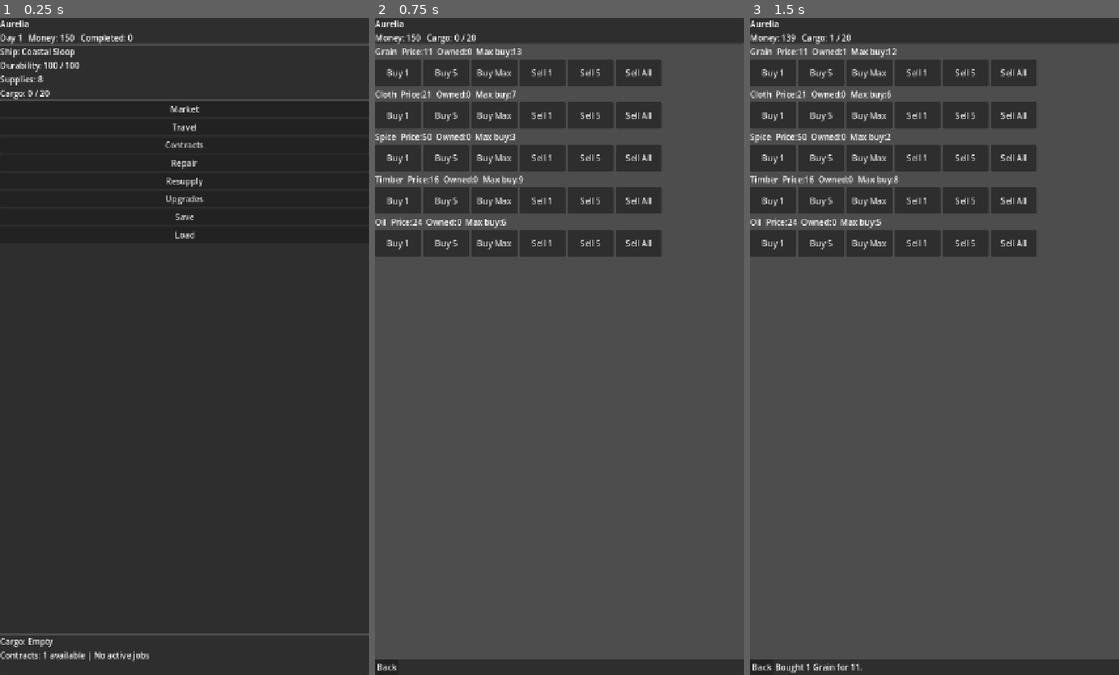
Above: before the commit, frames 1-3 (left to right).
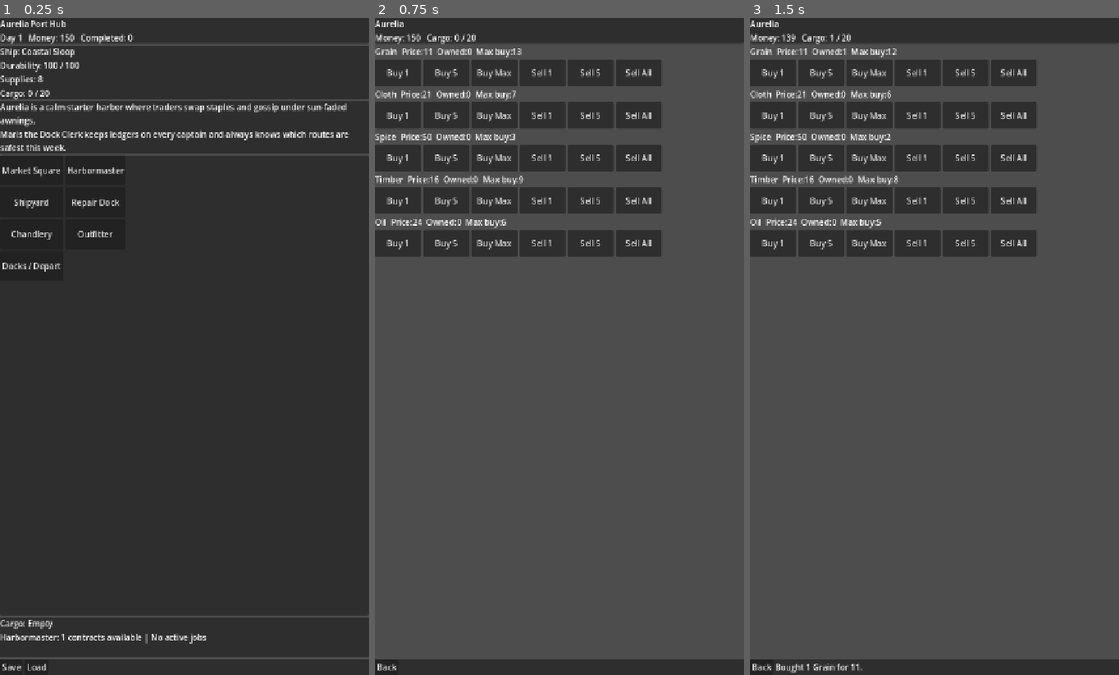
Above: after the commit, the same moments.

Repository: nwrowe/project-northwind
Game: Godot game, scene res://scenes/Main.tscn
Same seed, same stepped clock (60 frames per second), same inputs: the game is played once before the commit and once after it.
Inputs:
- Up to frame 1 (0.25 s): no input
- Up to frame 2 (0.75 s): click "Market" (after the commit: "Market Square") at 0.5 s
- Up to frame 3 (1.5 s): click "Buy 1" at 1.25 s

The runs differ from the first frame. In frame 1, 4.4% of the frame differs, in the area x 0-100%, y 0-100%; in frame 2, nothing differs; in frame 3, nothing differs.

Commit message:
Turn port screen into clickable port hub with town flavor

Diff:
--- a/scenes/port/PortScreen.tscn
+++ b/scenes/port/PortScreen.tscn
@@ -27,7 +27,7 @@
 
 [node name="PortNameLabel" type="Label" parent="VBoxContainer/HeaderPanel/VBoxContainer"]
 layout_mode = 2
-text = "Port"
+text = "Port Hub"
 
 [node name="DayMoneyLabel" type="Label" parent="VBoxContainer/HeaderPanel/VBoxContainer"]
 layout_mode = 2
@@ -55,44 +55,64 @@
 layout_mode = 2
 text = "Cargo"
 
-[node name="ActionsPanel" type="PanelContainer" parent="VBoxContainer"]
+[node name="TownPanel" type="PanelContainer" parent="VBoxContainer"]
+layout_mode = 2
+
+[node name="VBoxContainer" type="VBoxContainer" parent="VBoxContainer/TownPanel"]
+layout_mode = 2
+
+[node name="LocalFlavorLabel" type="Label" parent="VBoxContainer/TownPanel/VBoxContainer"]
+layout_mode = 2
+text = "Town overview"
+autowrap_mode = 3
+
+[node name="NpcLabel" type="Label" parent="VBoxContainer/TownPanel/VBoxContainer"]
+layout_mode = 2
+text = "NPC flavor"
+autowrap_mode = 3
+
+[node name="ServicePanel" type="PanelContainer" parent="VBoxContainer"]
 layout_mode = 2
 size_flags_vertical = 3
 
-[node name="VBoxContainer" type="VBoxContainer" parent="VBoxContainer/ActionsPanel"]
+[node name="GridContainer" type="GridContainer" parent="VBoxContainer/ServicePanel"]
 layout_mode = 2
+columns = 2
 
-[node name="MarketButton" type="Button" parent="VBoxContainer/ActionsPanel/VBoxContainer"]
+[node name="MarketButton" type="Button" parent="VBoxContainer/ServicePanel/GridContainer"]
 layout_mode = 2
-text = "Market"
+custom_minimum_size = Vector2(0, 58)
+text = "Market Square"
 
-[node name="TravelButton" type="Button" parent="VBoxContainer/ActionsPanel/VBoxContainer"]
+[node name="ContractsButton" type="Button" parent="VBoxContainer/ServicePanel/GridContainer"]
 layout_mode = 2
-text = "Travel"
+custom_minimum_size = Vector2(0, 58)
+text = "Harbormaster"
 
-[node name="ContractsButton" type="Button" parent="VBoxContainer/ActionsPanel/VBoxContainer"]
+[node name="ShipyardButton" type="Button" parent="VBoxContainer/ServicePanel/GridContainer"]
 layout_mode = 2
-text = "Contracts"
+custom_minimum_size = Vector2(0, 58)
+text = "Shipyard"
 
-[node name="RepairButton" type="Button" parent="VBoxContainer/ActionsPanel/VBoxContainer"]
+[node name="RepairButton" type="Button" parent="VBoxContainer/ServicePanel/GridContainer"]
 layout_mode = 2
-text = "Repair"
+custom_minimum_size = Vector2(0, 58)
+text = "Repair Dock"
 
-[node name="ResupplyButton" type="Button" parent="VBoxContainer/ActionsPanel/VBoxContainer"]
+[node name="ResupplyButton" type="Button" parent="VBoxContainer/ServicePanel/GridContainer"]
 layout_mode = 2
-text = "Resupply"
+custom_minimum_size = Vector2(0, 58)
+text = "Chandlery"
 
-[node name="UpgradeButton" type="Button" parent="VBoxContainer/ActionsPanel/VBoxContainer"]
+[node name="UpgradeButton" type="Button" parent="VBoxContainer/ServicePanel/GridContainer"]
 layout_mode = 2
-text = "Upgrades"
+custom_minimum_size = Vector2(0, 58)
+text = "Outfitter"
 
-[node name="SaveButton" type="Button" parent="VBoxContainer/ActionsPanel/VBoxContainer"]
+[node name="TravelButton" type="Button" parent="VBoxContainer/ServicePanel/GridContainer"]
 layout_mode = 2
-text = "Save"
-
-[node name="LoadButton" type="Button" parent="VBoxContainer/ActionsPanel/VBoxContainer"]
-layout_mode = 2
-text = "Load"
+custom_minimum_size = Vector2(0, 58)
+text = "Docks / Depart"
 
 [node name="SummaryPanel" type="PanelContainer" parent="VBoxContainer"]
 layout_mode = 2
@@ -103,12 +123,28 @@
 [node name="CargoSummaryLabel" type="Label" parent="VBoxContainer/SummaryPanel/VBoxContainer"]
 layout_mode = 2
 text = "Cargo: Empty"
+autowrap_mode = 3
 
 [node name="ContractSummaryLabel" type="Label" parent="VBoxContainer/SummaryPanel/VBoxContainer"]
 layout_mode = 2
-text = "Contracts: 0 available"
+text = "Contracts summary"
+autowrap_mode = 3
 
 [node name="ActionStatusLabel" type="Label" parent="VBoxContainer/SummaryPanel/VBoxContainer"]
 layout_mode = 2
 text = ""
 autowrap_mode = 3
+
+[node name="FooterPanel" type="PanelContainer" parent="VBoxContainer"]
+layout_mode = 2
+
+[node name="HBoxContainer" type="HBoxContainer" parent="VBoxContainer/FooterPanel"]
+layout_mode = 2
+
+[node name="SaveButton" type="Button" parent="VBoxContainer/FooterPanel/HBoxContainer"]
+layout_mode = 2
+text = "Save"
+
+[node name="LoadButton" type="Button" parent="VBoxContainer/FooterPanel/HBoxContainer"]
+layout_mode = 2
+text = "Load"
--- a/scripts/ui/PortScreen.gd
+++ b/scripts/ui/PortScreen.gd
@@ -1,6 +1,29 @@
 extends Control
 
 var contract_system := ContractSystem.new()
+
+const PORT_FLAVOR := {
+	"aurelia": {
+		"overview": "Aurelia is a calm starter harbor where traders swap staples and gossip under sun-faded awnings.",
+		"npc": "Maris the Dock Clerk keeps ledgers on every captain and always knows which routes are safest this week.",
+	},
+	"varenna": {
+		"overview": "Varenna is a cloth-heavy commercial stop with tight lanes, fast deals, and merchants who watch every coin.",
+		"npc": "Ida the Factor brokers textile contracts and quietly tips regular captains about shortages inland.",
+	},
+	"cyr_port": {
+		"overview": "Cyr Port feels hotter, louder, and richer, with spice traffic and higher-risk ships crowding the quay.",
+		"npc": "Captain Sorell retired here and now trades route rumors for stories and a respectable fee.",
+	},
+	"marsa_quay": {
+		"overview": "Marsa Quay is practical and busy, full of grain, oil, and workers who value reliability over flash.",
+		"npc": "Quartermaster Toma runs the chandlery and remembers every captain who paid on time.",
+	},
+	"thalos": {
+		"overview": "Thalos is wealthier and more demanding, where luxury cargo sells well and mistakes cost more.",
+		"npc": "Archivist Nera in the harbor office favors captains who finish contracts before the ink dries.",
+	},
+}
 
 @onready var port_name_label = $VBoxContainer/HeaderPanel/VBoxContainer/PortNameLabel
 @onready var day_money_label = $VBoxContainer/HeaderPanel/VBoxContainer/DayMoneyLabel
@@ -8,33 +31,43 @@
 @onready var durability_label = $VBoxContainer/StatusPanel/VBoxContainer/DurabilityLabel
 @onready var supplies_label = $VBoxContainer/StatusPanel/VBoxContainer/SuppliesLabel
 @onready var cargo_label = $VBoxContainer/StatusPanel/VBoxContainer/CargoLabel
+@onready var local_flavor_label = $VBoxContainer/TownPanel/VBoxContainer/LocalFlavorLabel
+@onready var npc_label = $VBoxContainer/TownPanel/VBoxContainer/NpcLabel
 @onready var cargo_summary_label = $VBoxContainer/SummaryPanel/VBoxContainer/CargoSummaryLabel
 @onready var contract_summary_label = $VBoxContainer/SummaryPanel/VBoxContainer/ContractSummaryLabel
 @onready var action_status_label = $VBoxContainer/SummaryPanel/VBoxContainer/ActionStatusLabel
 
 func _ready() -> void:
-	$VBoxContainer/ActionsPanel/VBoxContainer/MarketButton.pressed.connect(_on_market_pressed)
-	$VBoxContainer/ActionsPanel/VBoxContainer/TravelButton.pressed.connect(_on_travel_pressed)
-	$VBoxContainer/ActionsPanel/VBoxContainer/ContractsButton.pressed.connect(_on_contracts_pressed)
-	$VBoxContainer/ActionsPanel/VBoxContainer/RepairButton.pressed.connect(_on_repair_pressed)
-	$VBoxContainer/ActionsPanel/VBoxContainer/ResupplyButton.pressed.connect(_on_resupply_pressed)
-	$VBoxContainer/ActionsPanel/VBoxContainer/UpgradeButton.pressed.connect(_on_upgrade_pressed)
-	$VBoxContainer/ActionsPanel/VBoxContainer/SaveButton.pressed.connect(_on_save_pressed)
-	$VBoxContainer/ActionsPanel/VBoxContainer/LoadButton.pressed.connect(_on_load_pressed)
+	$VBoxContainer/ServicePanel/GridContainer/MarketButton.pressed.connect(_on_market_pressed)
+	$VBoxContainer/ServicePanel/GridContainer/ContractsButton.pressed.connect(_on_contracts_pressed)
+	$VBoxContainer/ServicePanel/GridContainer/ShipyardButton.pressed.connect(_on_shipyard_pressed)
+	$VBoxContainer/ServicePanel/GridContainer/RepairButton.pressed.connect(_on_repair_pressed)
+	$VBoxContainer/ServicePanel/GridContainer/ResupplyButton.pressed.connect(_on_resupply_pressed)
+	$VBoxContainer/ServicePanel/GridContainer/UpgradeButton.pressed.connect(_on_upgrade_pressed)
+	$VBoxContainer/ServicePanel/GridContainer/TravelButton.pressed.connect(_on_travel_pressed)
+	$VBoxContainer/FooterPanel/HBoxContainer/SaveButton.pressed.connect(_on_save_pressed)
+	$VBoxContainer/FooterPanel/HBoxContainer/LoadButton.pressed.connect(_on_load_pressed)
 	refresh_ui()
 	if not GameState.pending_status_message.is_empty():
 		_set_status(GameState.pending_status_message)
 		GameState.pending_status_message = ""
 
 func refresh_ui() -> void:
-	var port := GameData.get_port(GameState.current_port_id)
-	var ship := GameState.get_ship_def()
-	port_name_label.text = port.get("name", "Unknown Port")
+	var port: Dictionary = GameData.get_port(GameState.current_port_id)
+	var ship: Dictionary = GameState.get_ship_def()
+	var flavor: Dictionary = PORT_FLAVOR.get(GameState.current_port_id, {
+		"overview": "This harbor is busy with local traders, dockhands, and captains watching the tides.",
+		"npc": "Someone near the docks always seems to know where the next opportunity is hiding.",
+	})
+
+	port_name_label.text = "%s Port Hub" % port.get("name", "Unknown Port")
 	day_money_label.text = "Day %d   Money: %d   Completed: %d" % [GameState.day_count, GameState.money, GameState.completed_contract_ids.size()]
 	ship_label.text = "Ship: %s" % ship.get("name", "Unknown Ship")
 	durability_label.text = "Durability: %d / %d" % [GameState.ship_durability, GameState.get_effective_max_durability()]
 	supplies_label.text = "Supplies: %d" % GameState.supplies
 	cargo_label.text = "Cargo: %d / %d" % [GameState.get_current_cargo_used(), GameState.get_effective_cargo_capacity()]
+	local_flavor_label.text = str(flavor.get("overview", ""))
+	npc_label.text = str(flavor.get("npc", ""))
 	cargo_summary_label.text = "Cargo: %s" % _build_cargo_summary()
 	contract_summary_label.text = _build_contract_summary()
 
@@ -47,18 +80,18 @@
 	return ", ".join(parts)
 
 func _build_contract_summary() -> String:
-	var available := contract_system.get_available_contracts_for_current_port().size()
-	var active := contract_system.get_active_contracts()
-	var completable := contract_system.get_completable_contracts_for_current_port().size()
+	var available: int = contract_system.get_available_contracts_for_current_port().size()
+	var active: Array = contract_system.get_active_contracts()
+	var completable: int = contract_system.get_completable_contracts_for_current_port().size()
 	if active.is_empty():
-		return "Contracts: %d available | No active jobs" % available
-	var nearest_deadline := 9999
+		return "Harbormaster: %d contracts available | No active jobs" % available
+	var nearest_deadline: int = 9999
 	for entry in active:
 		nearest_deadline = min(nearest_deadline, int(entry.get("days_remaining", 9999)))
 	var urgency := ""
 	if nearest_deadline <= 1:
 		urgency = " | Deadline urgent"
-	return "Contracts: %d available | %d active | %d ready now%s" % [available, active.size(), completable, urgency]
+	return "Harbormaster: %d contracts available | %d active | %d ready now%s" % [available, active.size(), completable, urgency]
 
 func _set_status(message: String) -> void:
 	action_status_label.text = message
@@ -72,24 +105,27 @@
 func _on_contracts_pressed() -> void:
 	ScreenRouter.show_contract_screen()
 
+func _on_shipyard_pressed() -> void:
+	ScreenRouter.show_shipyard_screen()
+
 func _on_repair_pressed() -> void:
 	ScreenRouter.show_repair_screen()
 
 func _on_resupply_pressed() -> void:
-	var port := GameData.get_port(GameState.current_port_id)
-	var max_supplies := 12
-	var missing := max_supplies - GameState.supplies
+	var port: Dictionary = GameData.get_port(GameState.current_port_id)
+	var max_supplies: int = 12
+	var missing: int = max_supplies - GameState.supplies
 	if missing <= 0:
-		_set_status("Supplies are already full.")
+		_set_status("Quartermaster: your stores are already full.")
 		return
-	var unit_cost := int(ceil(4.0 * float(port.get("supply_cost_modifier", 1.0))))
-	var affordable := int(min(missing, GameState.money / max(1, unit_cost)))
+	var unit_cost: int = int(ceil(4.0 * float(port.get("supply_cost_modifier", 1.0))))
+	var affordable: int = int(min(missing, GameState.money / max(1, unit_cost)))
 	if affordable > 0:
 		GameState.money -= affordable * unit_cost
 		GameState.supplies += affordable
-		_set_status("Bought %d supplies for %d." % [affordable, affordable * unit_cost])
+		_set_status("Quartermaster Toma sells you %d supplies for %d coins." % [affordable, affordable * unit_cost])
 	else:
-		_set_status("Not enough money to resupply.")
+		_set_status("Quartermaster: not enough money to resupply.")
 	refresh_ui()
 
 func _on_upgrade_pressed() -> void:
